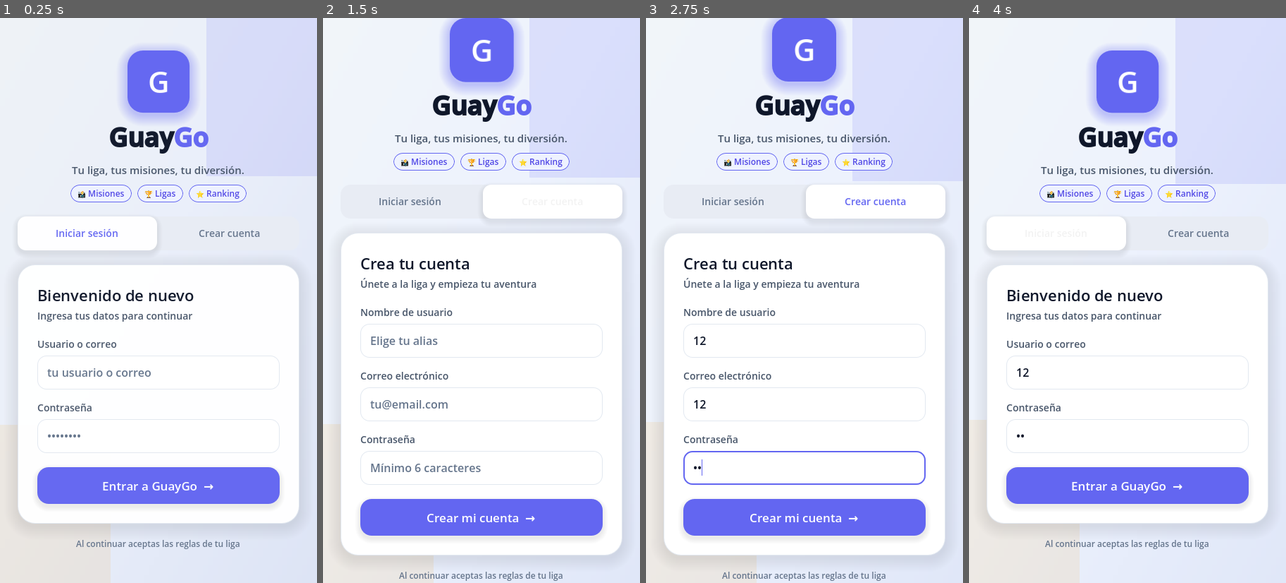
Above: before the commit, frames 1-4 (left to right).
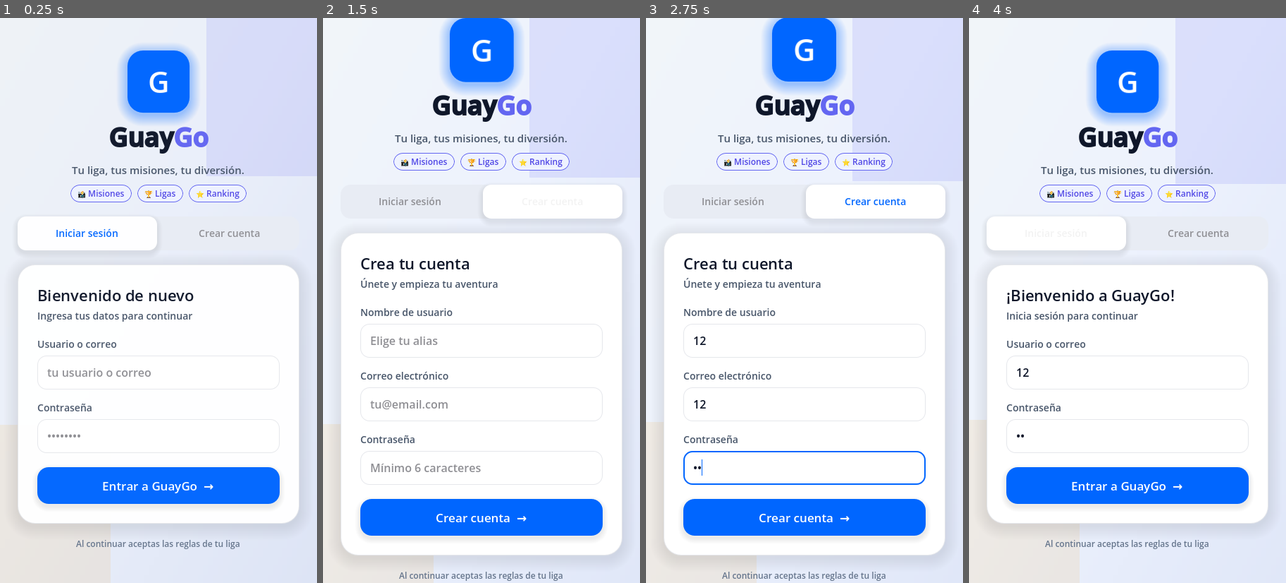
Above: after the commit, the same moments.

Repository: SegniniJose/GuayApp
Game: Godot game, scene res://tscn/Login.tscn
The game is run twice, just before and just after one commit, with the same random seed, the same clock (stepped at 60 frames per second) and the same inputs.
Inputs (mouse positions are in pixels of both pictures, inside the frame that each line leads up to):
- Up to frame 1 (0.25 s): no input
- Up to frame 2 (1.5 s): click (481, 373) at 0.52 s; type "12" at 0.6 s; click (481, 436) at 0.75 s; type "12" at 0.83 s; click "Crear cuenta" at 1.25 s
- Up to frame 3 (2.75 s): click (804, 340) at 2.02 s; type "12" at 2.1 s; click (804, 402) at 2.25 s; type "12" at 2.33 s; click (804, 470) at 2.48 s; type "12" at 2.57 s
- Up to frame 4 (4 s): click "Iniciar sesión" at 2.75 s; click "Iniciar sesión" at 3.5 s

The runs differ from the first frame. In frame 1, 7.5% of the frame differs, in the area x 11-89%, y 5-86%; in frame 2, 8.2%; in frame 3, 8.4%, in the area x 11-89%, y 0-92%; in frame 4, 8.2%.

Commit message:
fix: require SSL for Supabase and align UI with GuayGo brand colors
Co-authored-by: Cursor <cursoragent@cursor.com>

Diff:
--- a/godot/gd/Login.gd
+++ b/godot/gd/Login.gd
@@ -126,8 +126,8 @@
 
 func _on_tab_login_pressed() -> void:
 	_update_tabs(true)
-	card_title.text = "Bienvenido de nuevo"
-	card_subtitle.text = "Ingresa tus datos para continuar"
+	card_title.text = "¡Bienvenido a GuayGo!"
+	card_subtitle.text = "Inicia sesión para continuar"
 	submit_btn.text = "Entrar a GuayGo  →"
 	login_section.visible = true
 	register_section.visible = false
@@ -138,8 +138,8 @@
 func _on_tab_register_pressed() -> void:
 	_update_tabs(false)
 	card_title.text = "Crea tu cuenta"
-	card_subtitle.text = "Únete a la liga y empieza tu aventura"
-	submit_btn.text = "Crear mi cuenta  →"
+	card_subtitle.text = "Únete y empieza tu aventura"
+	submit_btn.text = "Crear cuenta  →"
 	login_section.visible = false
 	register_section.visible = true
 	for le in [register_user_input, register_email_input, register_pass_input]:
--- a/godot/gd/NavBar.gd
+++ b/godot/gd/NavBar.gd
@@ -13,8 +13,15 @@
 
 func _apply_nav_styles() -> void:
 	add_theme_stylebox_override("panel", GuayTheme.panel_nav())
+	home_btn.text = "🏠\nInicio"
+	list_btn.text = "🎯\nMisiones"
+	chat_btn.text = "💬\nSocial"
+	trophy_btn.text = "🏆\nRanking"
 	for btn in [home_btn, list_btn, chat_btn, trophy_btn]:
-		btn.add_theme_font_size_override("font_size", 28)
+		btn.add_theme_font_size_override("font_size", 12)
+		btn.add_theme_color_override("font_color", GuayTheme.COLOR_TEXT_MUTED)
+		btn.add_theme_color_override("font_hover_color", GuayTheme.COLOR_PRIMARY)
+		btn.add_theme_color_override("font_pressed_color", GuayTheme.COLOR_PRIMARY)
 		btn.flat = true
 
 
--- a/godot/gd/ui/GuayTheme.gd
+++ b/godot/gd/ui/GuayTheme.gd
@@ -1,17 +1,17 @@
 extends RefCounted
 class_name GuayTheme
 
-# Paleta profesional GuayGo
-const COLOR_PRIMARY := Color("6366f1")
-const COLOR_PRIMARY_DARK := Color("4f46e5")
-const COLOR_PRIMARY_LIGHT := Color("eef2ff")
-const COLOR_BG := Color("f1f5f9")
+# Paleta GuayGo (mockups: azul + amarillo)
+const COLOR_PRIMARY := Color("0066ff")
+const COLOR_PRIMARY_DARK := Color("0052cc")
+const COLOR_PRIMARY_LIGHT := Color("e8f1ff")
+const COLOR_BG := Color("f7f9fc")
 const COLOR_SURFACE := Color("ffffff")
 const COLOR_TEXT := Color("0f172a")
 const COLOR_TEXT_SECONDARY := Color("475569")
-const COLOR_TEXT_MUTED := Color("64748b")
-const COLOR_BORDER := Color("e2e8f0")
-const COLOR_ACCENT_GOLD := Color("f59e0b")
+const COLOR_TEXT_MUTED := Color("8e8e93")
+const COLOR_BORDER := Color("e5e7eb")
+const COLOR_ACCENT_GOLD := Color("ffc107")
 const COLOR_ACCENT_VIOLET := Color("8b5cf6")
 const COLOR_SUCCESS := Color("10b981")
 const COLOR_DANGER := Color("ef4444")
Not shown, changed: backend/main.go
